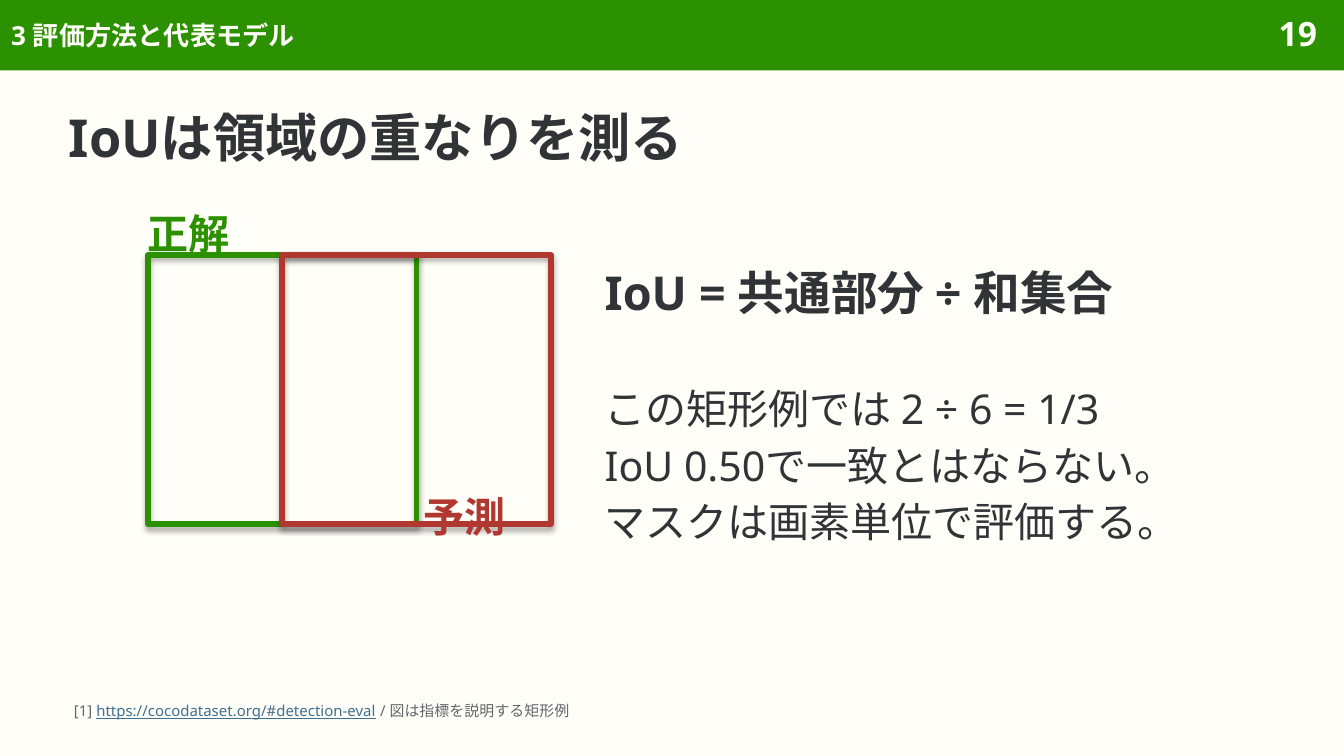
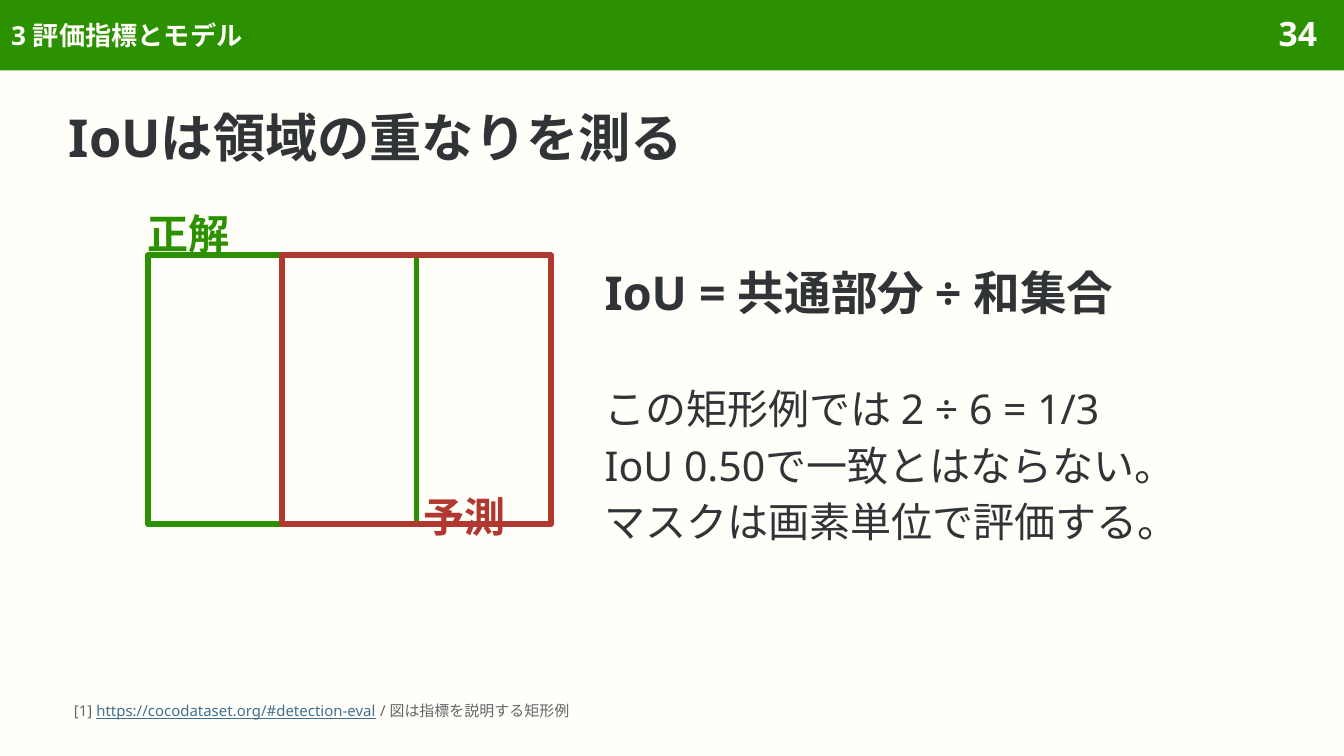
Before and after one commit to sasakiy84/datasets-in-10-minutes, a slide deck: slide 34 of slides/datasets-in-10-minutes-coco.pptx (slide 19 before the commit). Drawn at 1344x756 pixels with LibreOffice and Linux fonts; fonts in the diff are those of the drawing. Boxes give left, top, right and bottom in pixels: in the first picture for what was removed or moved away, otherwise in the second. Text is boxed around its words. In the diff, an @@ line names an element or a change of style, - is before the commit and + after.

```diff
--- a/slides/datasets-in-10-minutes-coco.pptx
+++ b/slides/datasets-in-10-minutes-coco.pptx
@@ title at [11, 22, 242, 48]: text changed @@
-3 評価方法と代表モデル
+3 評価指標とモデル
@@ page number at [1279, 21, 1317, 47]: text changed @@
-19
+34
@@ rectangle at [148, 255, 417, 524]: shadow off @@
@@ rectangle at [282, 255, 551, 524]: shadow off @@
```
Also in this commit, not shown: 32 other slides changed, 22 slides added, 4 other files.
